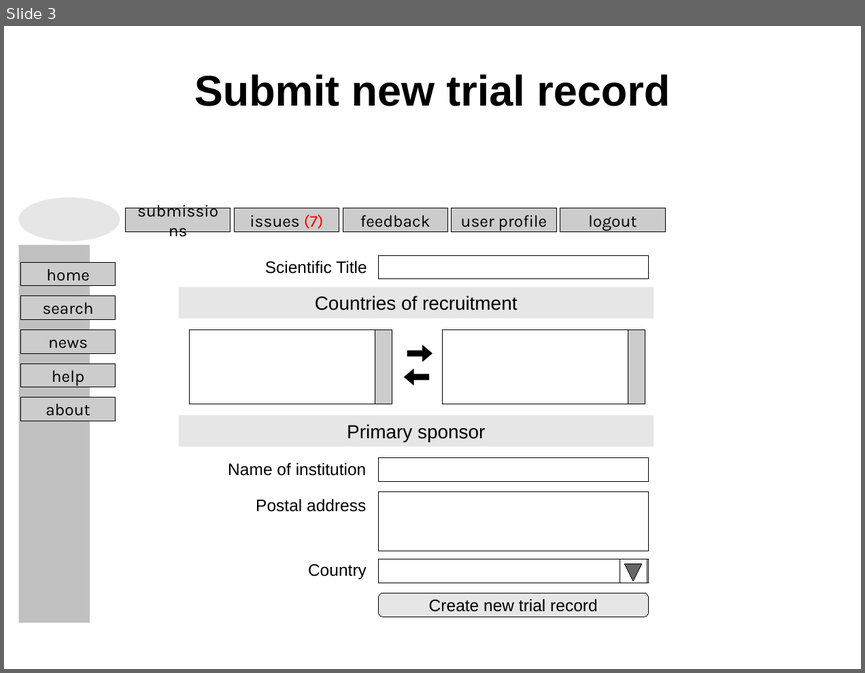
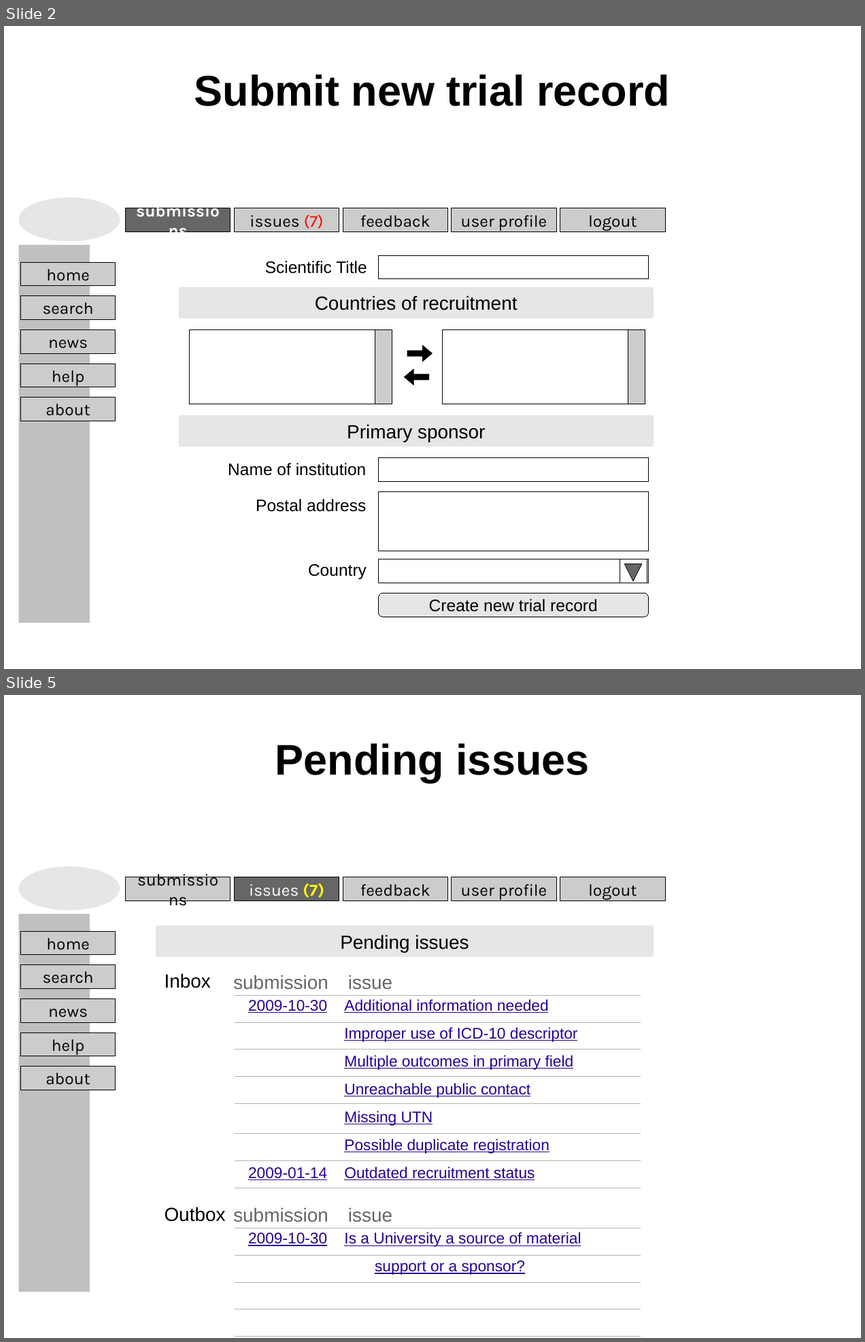
Before and after one commit to bireme/opentrials, a slide deck: docs/wireframes-2009-11.odp. Shown one above the other, each under a label of ours: slide 3 before the commit, slides 2 and 5 after it; the slides between them are not shown. The pictures are 865x673 and 865x1342 pixels, drawn with LibreOffice and Linux fonts; fonts in the diff are those of the drawing; background and template pictures are left out. Boxes give left, top, right and bottom in pixels: in the first picture for what was removed or moved away, otherwise in the second. Text is boxed around its words. In the diff, an @@ line names an element or a change of style, - is before the commit and + after.

```diff
--- a/docs/wireframes-2009-11.odp
+++ b/docs/wireframes-2009-11.odp
@@ slide 5 added at box(4, 695, 861, 1338), background picture (left out) @@
@@ title added at box(275, 743, 589, 782), 36 pt, text #000000, bold @@
+Pending issues
@@ group added at box(18, 866, 666, 1291): 10 rectangles, 1 ellipse @@
+feedback
+submissions
+logout
+user profile
+help
+search
+home
+about
+news
@@ rectangle added at box(235, 877, 340, 902), fill #666666, outline #000000 0 pt, 14 pt, text #FFFFFF @@
+issues (7)
@@ rectangle added at box(156, 926, 653, 957), fill #E6E6E6, 16 pt, text #000000 @@
+Pending issues
@@ text added at box(164, 973, 211, 988), 16 pt, text #000000 @@
+Inbox
@@ text added at box(233, 974, 328, 989), 16 pt, text #666666 @@
+submission
@@ text added at box(348, 974, 392, 989), 16 pt, text #666666 @@
+issue
@@ line added from (235, 995) to (640, 995), #B3B3B3 0 pt @@
@@ text added at box(248, 1000, 327, 1180), 13 pt, text #280099, underline @@
+2009-10-30
+2009-01-14
@@ text added at box(344, 999, 578, 1180), 13 pt, text #280099, underline @@
+Additional information needed
+Improper use of ICD-10 descriptor
+Multiple outcomes in primary field
+Unreachable public contact
+Missing UTN
+Possible duplicate registration
+Outdated recruitment status
@@ line added from (235, 1022) to (640, 1022), #B3B3B3 0 pt @@
@@ line added from (235, 1049) to (640, 1049), #B3B3B3 0 pt @@
@@ line added from (235, 1076) to (640, 1076), #B3B3B3 0 pt @@
@@ line added from (235, 1103) to (640, 1103), #B3B3B3 0 pt @@
@@ line added from (235, 1134) to (640, 1134), #B3B3B3 0 pt @@
@@ line added from (235, 1160) to (640, 1160), #B3B3B3 0 pt @@
@@ line added from (235, 1187) to (640, 1187), #B3B3B3 0 pt @@
@@ text added at box(164, 1206, 226, 1221), 16 pt, text #000000 @@
+Outbox
@@ text added at box(233, 1207, 328, 1222), 16 pt, text #666666 @@
+submission
@@ text added at box(348, 1207, 392, 1222), 16 pt, text #666666 @@
+issue
@@ line added from (235, 1228) to (640, 1228), #B3B3B3 0 pt @@
@@ text added at box(248, 1232, 327, 1246), 13 pt, text #280099, underline @@
+2009-10-30
+2009-01-14
@@ text added at box(344, 1232, 581, 1274), 13 pt, text #280099, underline @@
+Is a University a source of material support or a sponsor?
@@ line added from (235, 1255) to (640, 1255), #B3B3B3 0 pt @@
@@ line added from (235, 1282) to (640, 1282), #B3B3B3 0 pt @@
@@ line added from (235, 1309) to (640, 1309), #B3B3B3 0 pt @@
@@ line added from (235, 1336) to (640, 1336), #B3B3B3 0 pt @@
@@ what was slide 3 is now slide 2 @@
@@ slide 2 changed as well @@
@@ rectangle "submissions" at box(126, 208, 231, 233): text colour #000000 to #FFFFFF, bold on; fill #CCCCCC to #666666 @@
```
Also in this commit, not shown: 3 other slides changed, 3 other slides added, 2 slides removed, 1 other file.
